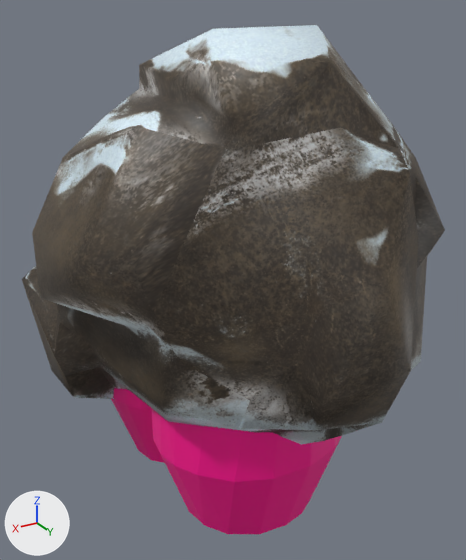
Two versions of the FBX model Astromega/Assets/astn8.fbx, one commit apart.
The view is the same before and after, from a 50 mm camera at (0.389, 0.652, 0.628) aimed at (-0.007, -0.008, 0.298). The axes (+X, +Y, +Z) are drawn at lower left. The lights are the same throughout. The first picture is the older version. Where no turn or scale is listed for an object, it has been applied to the vertices.

In view in the first picture: 'node_id132', 'node_id46'.
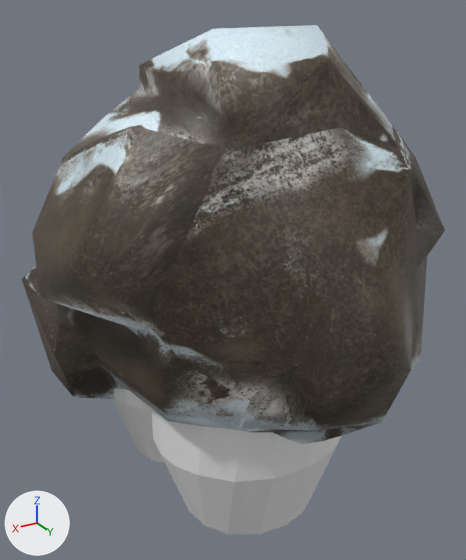
Patch to the scene script:
```diff
--- a/Astromega/Assets/astn8.fbx.py
+++ b/Astromega/Assets/astn8.fbx.py
@@ me_mesh_id47_001 @@
 me_mesh_id47_001.from_pydata(...)  # 204 vertices, 412 faces; spans x -0.368..-0.091, y 0.113..0.505, z -0.295..-0.044
-me_mesh_id47_001.materials.append(mat_astn8m)  # picture img_astn8t_png
```

Pixel boxes (x1, y1, x2, y2) of what changed, in the pictures (466 x 560 px):
'node_id46', recoloured (pink to white): (111, 388, 342, 534) in both
